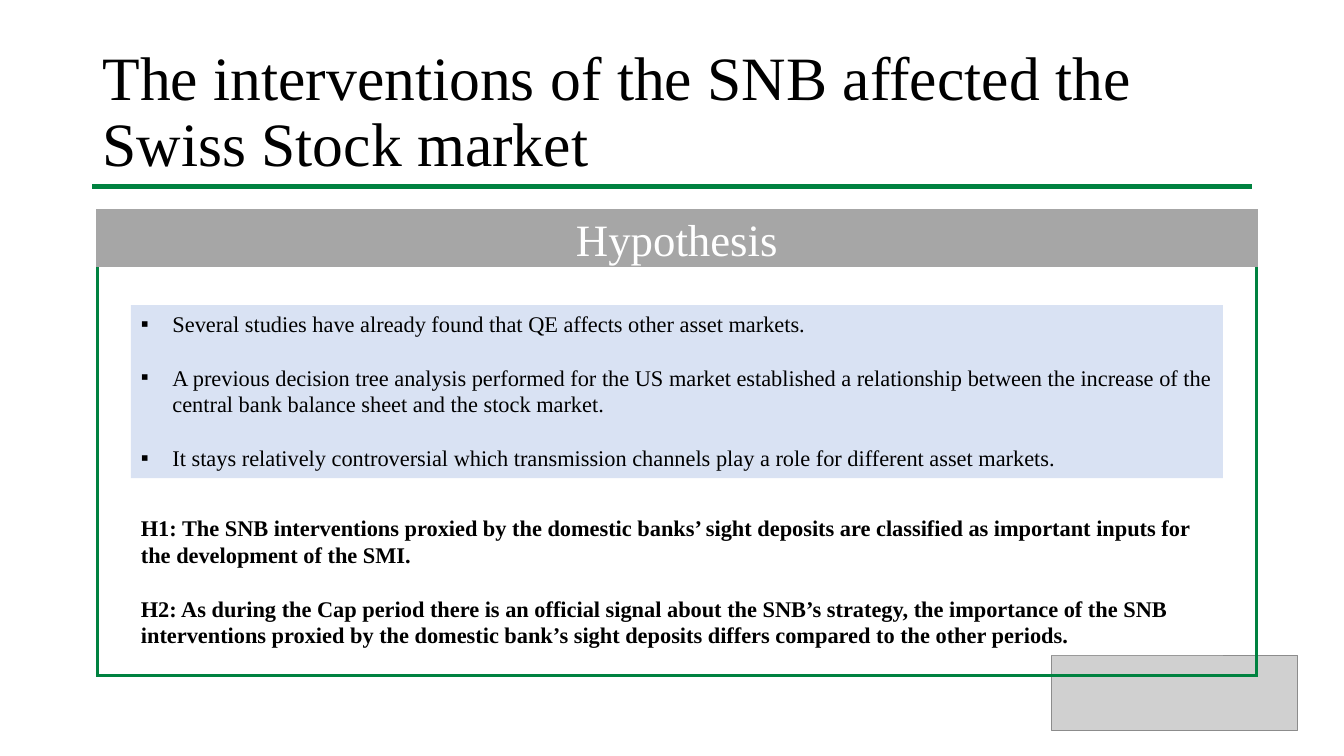
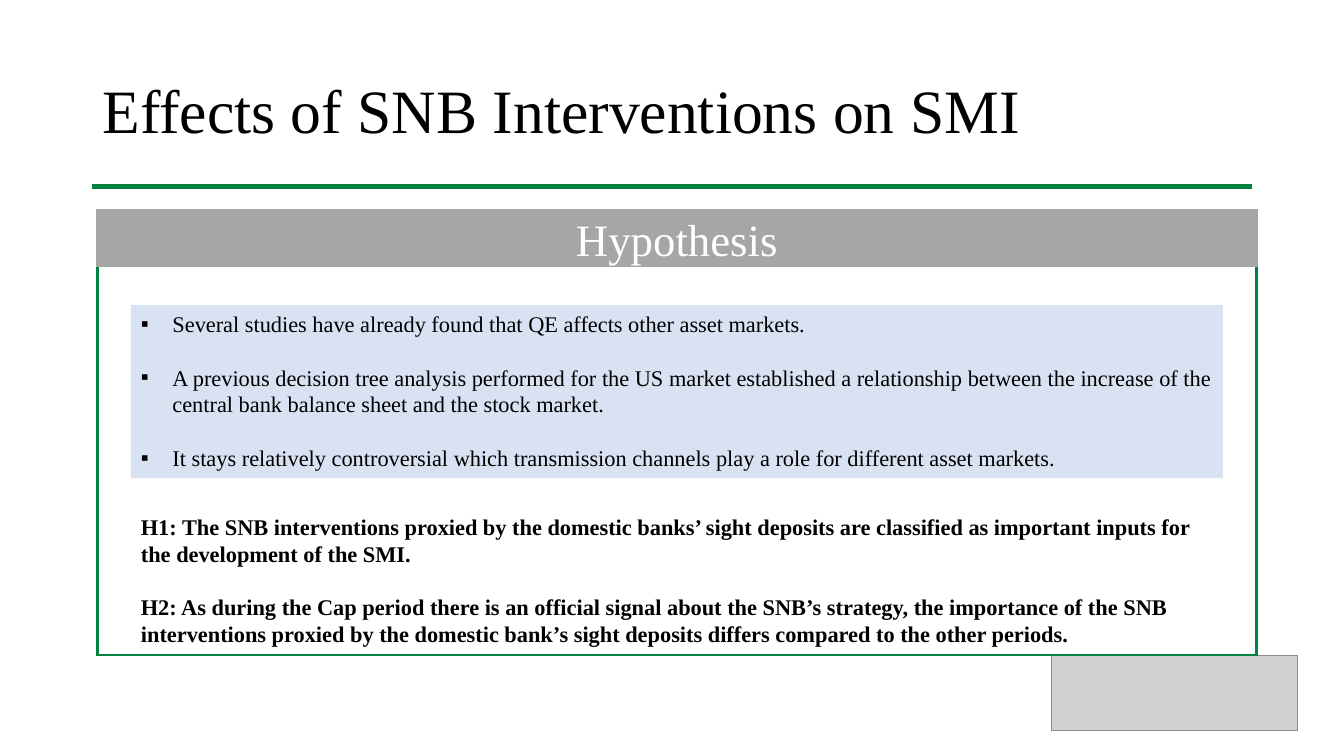
Before and after one commit to larsphilipp/ResSem19, a slide deck: slide 7 of Plots/Presentation_Stauffenegger_Woessner.pptx. Drawn at 1344x756 pixels with LibreOffice and Linux fonts; fonts in the diff are those of the drawing; grey boxes stand for pictures. Boxes give left, top, right and bottom in pixels: in the first picture for what was removed or moved away, otherwise in the second. Text is boxed around its words. In the diff, an @@ line names an element or a change of style, - is before the commit and + after.

```diff
--- a/Plots/Presentation_Stauffenegger_Woessner.pptx
+++ b/Plots/Presentation_Stauffenegger_Woessner.pptx
@@ title at (x1=102, y1=89, x2=1020, y2=134): text changed @@
-The interventions of the SNB affected the Swiss Stock market
+Effects of SNB Interventions on SMI
@@ rectangle resized from (x1=98, y1=265, x2=1257, y2=676) to (x1=98, y1=265, x2=1257, y2=655) @@
```
Also in this commit, not shown: 4 other slides changed, 1 slide added.
